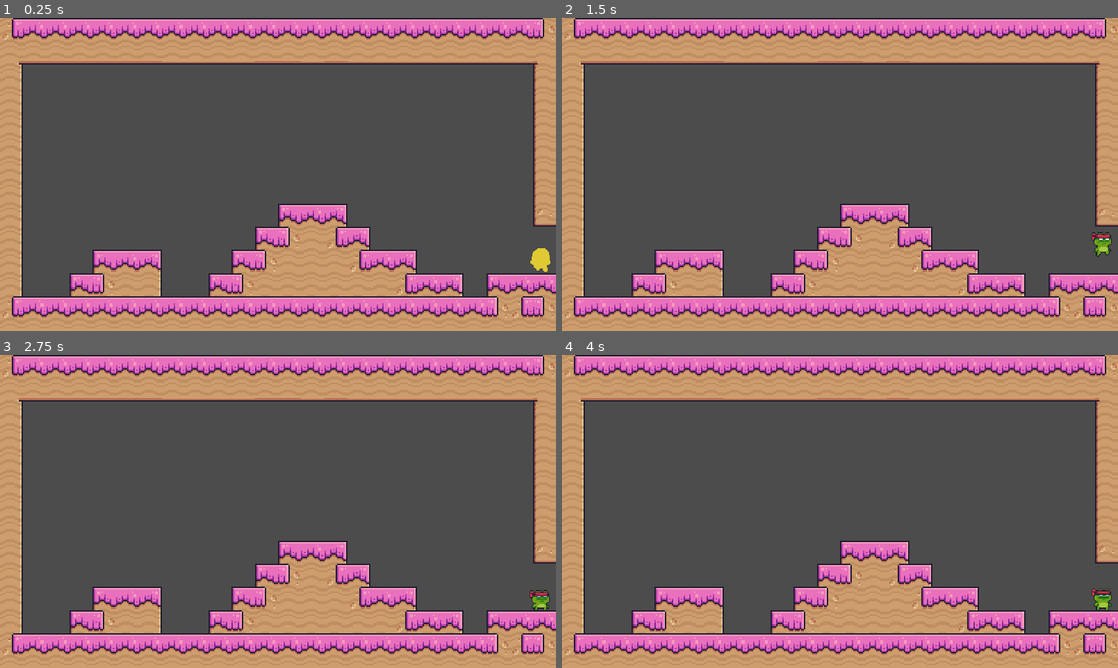
Above: before the commit, frames 1-4 (two rows, left to right).
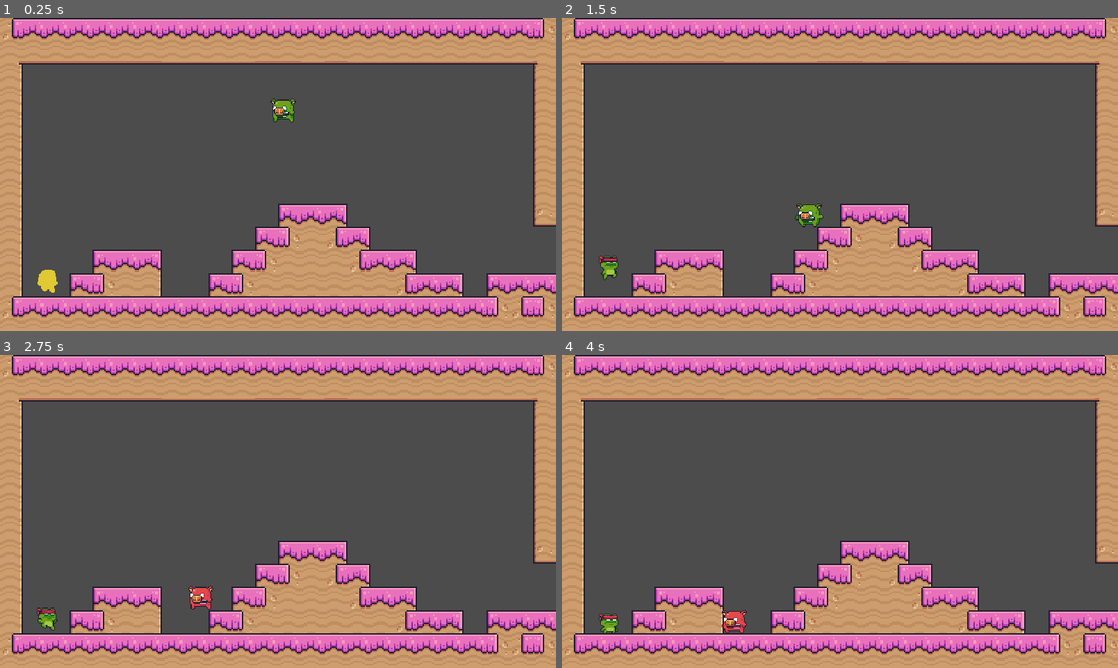
Above: after the commit, the same moments.

Repository: Arnpo18/joc-godot
Game: Godot game, scene res://joc plataformes/Escenes/joc_plataformes.tscn
Two runs of this game, one before a commit and one after it. Both use one fixed random seed, a clock stepped at 60 frames per second and the inputs below. The project has no main scene, so this scene is started directly.
Inputs:
- Up to frame 1 (0.25 s): no input
- Up to frame 2 (1.5 s): hold Up (amunt2_pong) 0.53-1.28 s; tap I (salta_lluita2) at 0.77 s; tap W (amunt_pong) at 1.35 s
- Up to frame 3 (2.75 s): tap I (salta_lluita2) at 1.52 s; tap E (atac1_lluita) at 2.1 s
- Up to frame 4 (4 s): tap O (atac1_lluita2) at 2.85 s; tap I (salta_lluita2) at 3.02, 3.77 s; tap Q (atac2_lluita) at 3.6 s

The runs differ from the first frame. In frame 1, 0.7% of the frame differs, in the area x 6-99%, y 25-88%; in frame 2, 0.7%, in the area x 6-99%, y 59-84%; in frame 3, 0.7%; in frame 4, 0.7%.

Commit message:
Spawn Enemic

Diff:
--- a/JOC/joc plataformes/Escenes/joc_plataformes.tscn
+++ b/JOC/joc plataformes/Escenes/joc_plataformes.tscn
@@ -1,23 +1,18 @@
-[gd_scene load_steps=6 format=2]
+[gd_scene load_steps=5 format=2]
 
 [ext_resource path="res://joc plataformes/Escenes/CameraZona.tscn" type="PackedScene" id=1]
 [ext_resource path="res://joc plataformes/Escenes/Mapa.tscn" type="PackedScene" id=2]
 [ext_resource path="res://joc plataformes/Escenes/Protagonista.tscn" type="PackedScene" id=3]
 [ext_resource path="res://joc plataformes/Scripts/Enemics.gd" type="Script" id=4]
-[ext_resource path="res://joc plataformes/Escenes/AngryPig.tscn" type="PackedScene" id=5]
 
 [node name="joc_plataformes" type="Node2D"]
 
 [node name="Mapa" parent="." instance=ExtResource( 2 )]
 
 [node name="Protagonista" parent="." instance=ExtResource( 3 )]
-position = Vector2( 1865.29, 828.545 )
+position = Vector2( 162.035, 900.626 )
 
 [node name="Enemics" type="Node2D" parent="."]
-scale = Vector2( 3, 3 )
 script = ExtResource( 4 )
 
 [node name="CameraZona" parent="." instance=ExtResource( 1 )]
-
-[node name="AngryPig" parent="." instance=ExtResource( 5 )]
-position = Vector2( 2372, 868 )
--- a/JOC/joc plataformes/Scripts/Enemics.gd
+++ b/JOC/joc plataformes/Scripts/Enemics.gd
@@ -9,5 +9,8 @@
 	if $"/root/Global_Plataformes".Enemics_Zona1 == true:
 		add_child(AngryPig.instance())
 		$AngryPig.position = Vector2(1000, 300)
-		$AngryPig.scale = Vector2(1, 1)
 		$"/root/Global_Plataformes".Enemics_Zona1 = false
+	if $"/root/Global_Plataformes".Enemics_Zona2 == true:
+		add_child(AngryPig.instance())
+		$AngryPig.position = Vector2(2500, 300)
+		$"/root/Global_Plataformes".Enemics_Zona2 = false
--- a/JOC/joc plataformes/Scripts/Global_plataformes.gd
+++ b/JOC/joc plataformes/Scripts/Global_plataformes.gd
@@ -9,8 +9,8 @@
 var Enemics_Zona4 = false
 var Enemics_Zona5 = false
 
-func _ready():
-	pass
+#func _ready():
+#	pass
 
 
 
